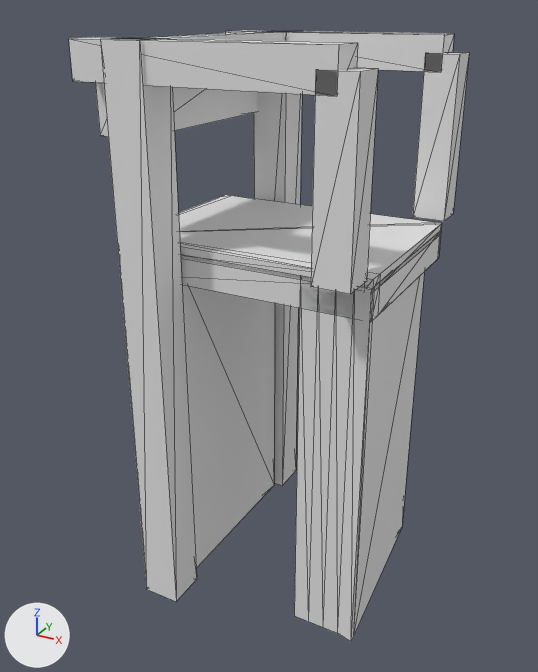
Renders of the glTF model models/zuidhorn/zuidhorn-brildraai/zuidhorn-brildraai.glb from each side of a commit.
One viewpoint serves both versions: a 50 mm lens placed at (8.92, -17.15, 5.71), pointed at (-0.34, -0.32, -2.71). Every picture has the same lights, and +X, +Y and +Z are marked at lower left. The first picture is the older version. Mesh edges are drawn as thin lines.

Before the edit, the objects in view are built like this:
```python
ob_building_balans = bpy.data.objects.new('building:balans', me_balans)
ob_building_balans.location = (0.0, 0.0, 0.0)
ob_building_balans_2 = bpy.data.objects.new('building:balans 2', me_balans_2)
ob_building_balans_2.location = (0.0, 0.0, 0.0)
ob_building_contragewicht = bpy.data.objects.new('building:contragewicht', me_contragewicht)
ob_building_contragewicht.location = (0.0, 0.0, 0.0)
ob_building_hamei = bpy.data.objects.new('building:hamei', me_hamei)
ob_building_hamei.location = (0.0, 0.0, 0.0)
ob_building_hamei_2 = bpy.data.objects.new('building:hamei 2', me_hamei_2)
ob_building_hamei_2.location = (0.0, 0.0, 0.0)
ob_building_hangstang = bpy.data.objects.new('building:hangstang', me_hangstang)
ob_building_hangstang.location = (0.0, 0.0, 0.0)
ob_building_hangstang_2 = bpy.data.objects.new('building:hangstang 2', me_hangstang_2)
ob_building_hangstang_2.location = (0.0, 0.0, 0.0)
ob_building_portaal = bpy.data.objects.new('building:portaal', me_portaal)
ob_building_portaal.location = (0.0, 0.0, 0.0)
ob_road_rijbaan_lokale_weg = bpy.data.objects.new('road:rijbaan lokale weg', me_rijbaan_lokale_weg)
ob_road_rijbaan_lokale_weg.location = (0.0, 0.0, 0.0)
# also in view: 'road:dek' at (0.0, 0.0, -0.26); 'road:landhoofd (aangenomen)' at (-2.64, 0.0, -4.93); 'road:landhoofd (aangenomen) 2' at (2.64, -0.07, -4.93)
```
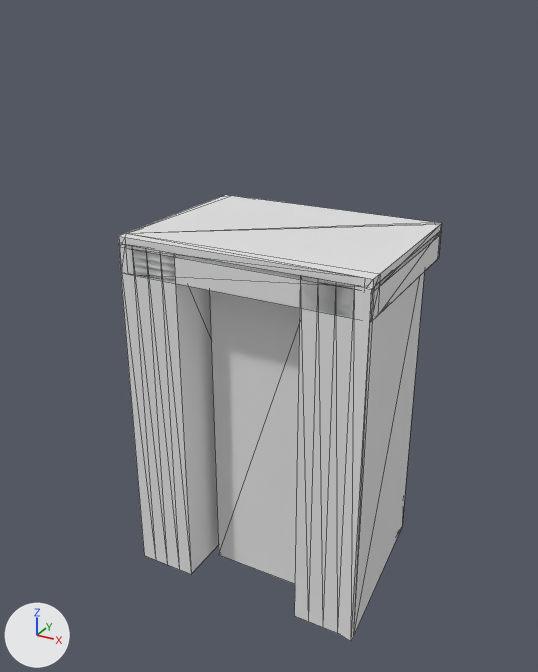
The change, as a diff of the scene's bpy script:
```diff
--- a/models/zuidhorn/zuidhorn-brildraai/zuidhorn-brildraai.glb.py
+++ b/models/zuidhorn/zuidhorn-brildraai/zuidhorn-brildraai.glb.py
@@ me_draaipunt @@
+me_draaipunt.from_pydata(...)  # a box spanning x -1.5..1.5, y -1.5..1.5, z -10.0..-0.61
@@ ob_building_hamei @@
-ob_building_hamei = bpy.data.objects.new('building:hamei', me_hamei)
-ob_building_hamei.location = (0.0, 0.0, 0.0)
@@ ob_building_hamei_2 @@
-ob_building_hamei_2 = bpy.data.objects.new('building:hamei 2', me_hamei_2)
-ob_building_hamei_2.location = (0.0, 0.0, 0.0)
@@ ob_building_portaal @@
-ob_building_portaal = bpy.data.objects.new('building:portaal', me_portaal)
-ob_building_portaal.location = (0.0, 0.0, 0.0)
@@ ob_building_balans @@
-ob_building_balans = bpy.data.objects.new('building:balans', me_balans)
-ob_building_balans.location = (0.0, 0.0, 0.0)
@@ ob_building_hangstang @@
-ob_building_hangstang = bpy.data.objects.new('building:hangstang', me_hangstang)
-ob_building_hangstang.location = (0.0, 0.0, 0.0)
@@ ob_building_balans_2 @@
-ob_building_balans_2 = bpy.data.objects.new('building:balans 2', me_balans_2)
-ob_building_balans_2.location = (0.0, 0.0, 0.0)
@@ ob_building_hangstang_2 @@
-ob_building_hangstang_2 = bpy.data.objects.new('building:hangstang 2', me_hangstang_2)
-ob_building_hangstang_2.location = (0.0, 0.0, 0.0)
@@ ob_building_contragewicht @@
-ob_building_contragewicht = bpy.data.objects.new('building:contragewicht', me_contragewicht)
-ob_building_contragewicht.location = (0.0, 0.0, 0.0)
@@ ob_building_draaipunt @@
+ob_building_draaipunt = bpy.data.objects.new('building:draaipunt', me_draaipunt)
+ob_building_draaipunt.location = (0.0, 0.0, 0.0)
```

What differs and where, as boxes (x1, y1, x2, y2) in the pictures (538 x 672 px):
'building:hamei 2', deleted: before (100, 38, 197, 602)
'building:draaipunt', added: after (210, 290, 300, 584)
'building:hangstang 2', deleted: before (311, 68, 378, 294)
'building:balans 2', deleted: before (69, 37, 358, 96)
'building:hamei', deleted: before (254, 31, 302, 485)
'building:hangstang', deleted: before (413, 52, 469, 221)
'building:balans', deleted: before (226, 30, 454, 72)
'building:contragewicht', deleted: before (96, 83, 258, 136)
'building:portaal', deleted: before (119, 31, 284, 41)
